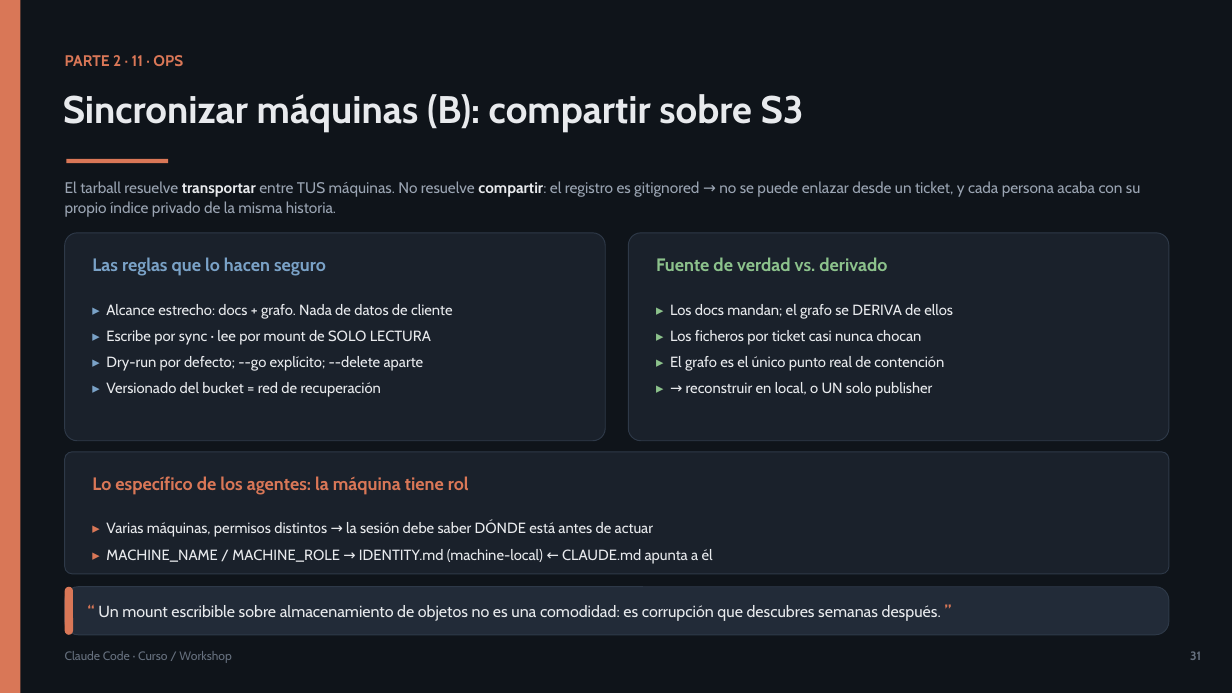
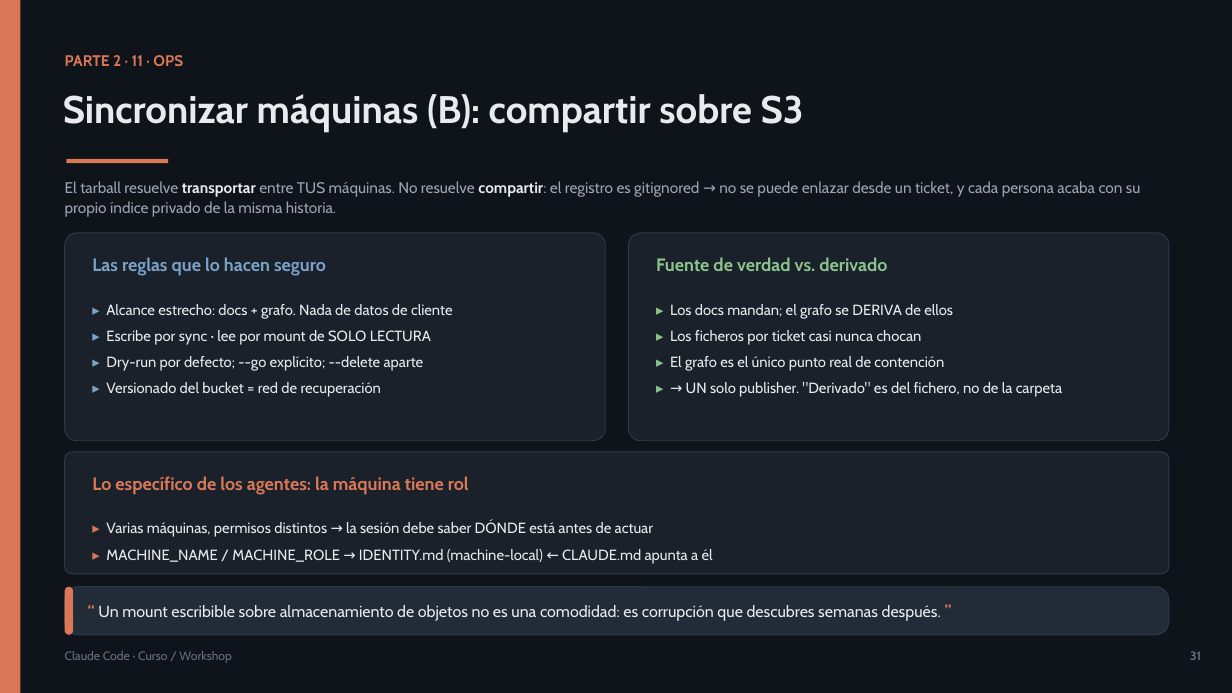
Before and after one commit to olonok69/claude_code_ml_engineer, a slide deck: slide 34 of presentacion/Claude_Code_Presentacion.pptx. Drawn at 1232x693 pixels with LibreOffice and Linux fonts; fonts in the diff are those of the drawing. Boxes give left, top, right and bottom in pixels: in the first picture for what was removed or moved away, otherwise in the second. Text is boxed around its words. In the diff, an @@ line names an element or a change of style, - is before the commit and + after.

```diff
--- a/presentacion/Claude_Code_Presentacion.pptx
+++ b/presentacion/Claude_Code_Presentacion.pptx
@@ text at (686, 382, 1062, 397): text changed @@
-▸ → reconstruir en local, o UN solo publisher
+▸ → UN solo publisher. "Derivado" es del fichero, no de la carpeta
```
Also in this commit, not shown: 1 other slide changed, 8 other files.
